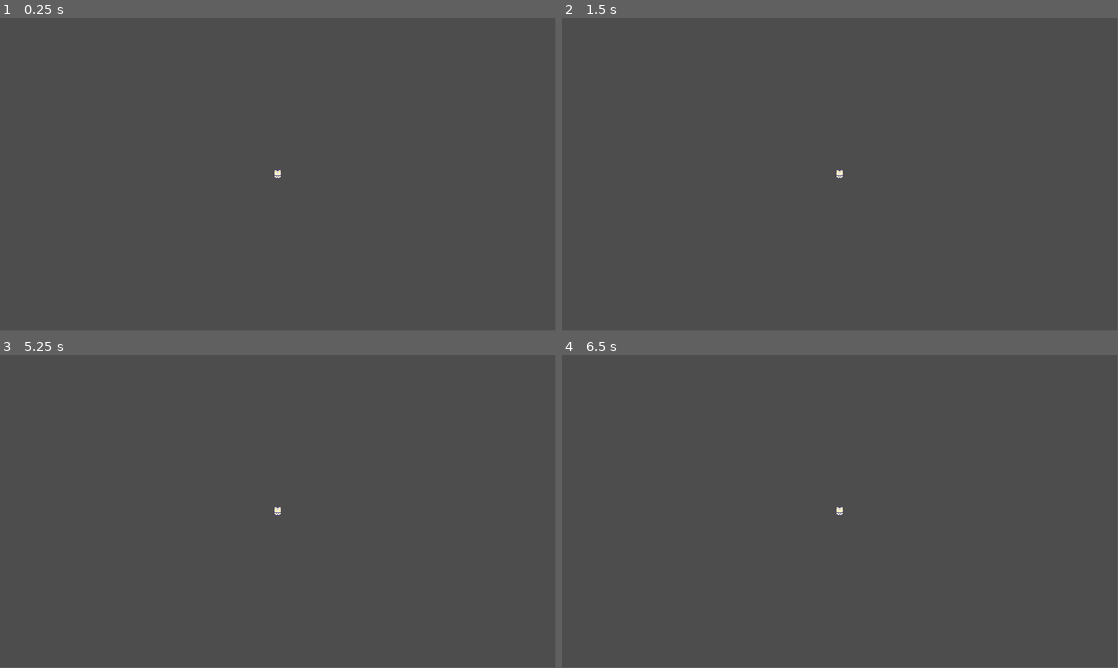
Above: before the commit, frames 1-4 (two rows, left to right).
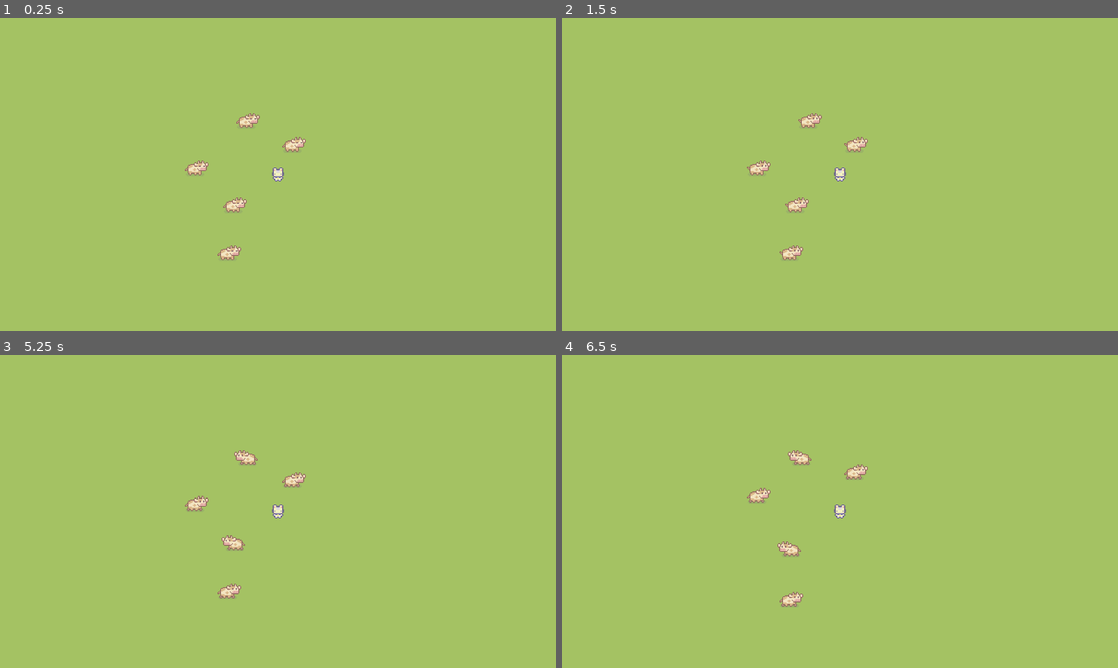
Above: after the commit, the same moments.

Repository: Kikilinga/Satihs
Game: Godot game, scene res://Levels/generic_camera_follow_level.tscn
The game is run twice, just before and just after one commit, with the same random seed, the same clock (stepped at 60 frames per second) and the same inputs.
Inputs:
- Up to frame 1 (0.25 s): no input
- Up to frame 2 (1.5 s): tap Enter at 0.5 s; tap Space at 1.25 s
- Up to frame 3 (5.25 s): tap Enter at 2, 3.5 s; tap Space at 2.75, 4.25 s
- Up to frame 4 (6.5 s): no input
In our replay, the window is 799x449 before the commit and 800x450 after it. These sizes can differ from the game's own. Grey fills any space a smaller window leaves; there, only what the larger window draws over its background counts as a difference.

The runs differ from the first frame. In frame 1, 100% of the frame differs, in the area x 0-100%, y 0-100%; in frame 2, 100%; in frame 3, 100%; in frame 4, 100%.

Commit message:
Normalized Player Movement & Fixed Player Animation
Normalized player movement

Fixed player animation from constantly flipping when moving diagonally to prioritize left and right movement.

Changed variable names to something more intuitive.

Diff:
--- a/Characters/default_player_cat.tscn
+++ b/Characters/default_player_cat.tscn
@@ -7,25 +7,25 @@
 
 const SPEED = 300.0
 
-@export var starting_direction: Vector2 = Vector2(0,1)
-# parameters/idle/blend_position
+@export var initial_direction = Vector2(0,1)
+
 @onready var animation_tree = $AnimationTree
 @onready var animation_state = animation_tree.get(\"parameters/playback\")
 
 func _ready():
-	update_animation_parameters(starting_direction)
+	update_animation_parameters(initial_direction)
 
 func _physics_process(_delta):
-	velocity = Input.get_vector(\"ui_left\", \"ui_right\",\"ui_up\", \"ui_down\")*SPEED
-	update_animation_parameters(velocity/300)
+	velocity = Input.get_vector(\"ui_left\", \"ui_right\",\"ui_up\", \"ui_down\").normalized()
+	update_animation_parameters(velocity)
 	change_animation_state()
+	velocity *= SPEED
 	move_and_slide()
 
-
-func update_animation_parameters(player_move: Vector2):
-	if (player_move != Vector2.ZERO):
-		animation_tree.set(\"parameters/walk/blend_position\", player_move)
-		animation_tree.set(\"parameters/idle/blend_position\", player_move)
+func update_animation_parameters(animation_direction: Vector2):
+	if (animation_direction != Vector2.ZERO):
+		animation_tree.set(\"parameters/walk/blend_position\", animation_direction)
+		animation_tree.set(\"parameters/idle/blend_position\", animation_direction)
 
 func change_animation_state():
 	if (velocity != Vector2.ZERO):
@@ -210,6 +210,7 @@
 animation = &"idle_right"
 
 [sub_resource type="AnimationNodeBlendSpace2D" id="AnimationNodeBlendSpace2D_j271u"]
+auto_triangles = false
 blend_point_0/node = SubResource("AnimationNodeAnimation_wjtuo")
 blend_point_0/pos = Vector2(0, -1)
 blend_point_1/node = SubResource("AnimationNodeAnimation_s6lit")
@@ -218,6 +219,10 @@
 blend_point_2/pos = Vector2(-1, 0)
 blend_point_3/node = SubResource("AnimationNodeAnimation_vobfn")
 blend_point_3/pos = Vector2(1, 0)
+triangles = PackedInt32Array(0, 2, 3, 1, 2, 3)
+min_space = Vector2(-1.5, -1.5)
+max_space = Vector2(1.5, 1.5)
+snap = Vector2(0.01, 0.01)
 blend_mode = 1
 
 [sub_resource type="AnimationNodeAnimation" id="AnimationNodeAnimation_jswuf"]
@@ -233,14 +238,20 @@
 animation = &"walk_right"
 
 [sub_resource type="AnimationNodeBlendSpace2D" id="AnimationNodeBlendSpace2D_xusti"]
+auto_triangles = false
 blend_point_0/node = SubResource("AnimationNodeAnimation_jswuf")
-blend_point_0/pos = Vector2(0, 1)
+blend_point_0/pos = Vector2(0, 1.1)
 blend_point_1/node = SubResource("AnimationNodeAnimation_2f4p3")
-blend_point_1/pos = Vector2(0, -1)
+blend_point_1/pos = Vector2(0, -1.1)
 blend_point_2/node = SubResource("AnimationNodeAnimation_ik1v3")
 blend_point_2/pos = Vector2(-1, 0)
 blend_point_3/node = SubResource("AnimationNodeAnimation_0acsw")
 blend_point_3/pos = Vector2(1, 0)
+triangles = PackedInt32Array(1, 2, 3, 0, 2, 3)
+min_space = Vector2(-1.08, -1.5)
+max_space = Vector2(1.08, 1.5)
+blend_mode = 1
+sync = true
 
 [sub_resource type="AnimationNodeStateMachineTransition" id="AnimationNodeStateMachineTransition_ng80l"]
 advance_mode = 2
@@ -278,5 +289,5 @@
 anim_player = NodePath("../AnimationPlayer")
 active = true
 parameters/playback = SubResource("AnimationNodeStateMachinePlayback_65nkd")
-parameters/idle/blend_position = Vector2(0, -0.1)
-parameters/walk/blend_position = Vector2(0, 0)
+parameters/idle/blend_position = Vector2(0.00368905, 0.975983)
+parameters/walk/blend_position = Vector2(-0.217275, -0.0458515)
--- a/Levels/generic_camera_follow_level.tscn
+++ b/Levels/generic_camera_follow_level.tscn
@@ -1,14 +1,29 @@
-[gd_scene load_steps=2 format=3 uid="uid://pkhuy0me8rx3"]
+[gd_scene load_steps=3 format=3 uid="uid://pkhuy0me8rx3"]
 
 [ext_resource type="PackedScene" uid="uid://bul0fys670v7u" path="res://Characters/default_player_cat.tscn" id="1_6dg2w"]
+[ext_resource type="PackedScene" uid="uid://bmydxhj2hwwpu" path="res://Characters/cow.tscn" id="2_6plp5"]
 
 [node name="GenericCameraFollowLevel" type="Node2D"]
 
 [node name="DefaultPlayerCat" parent="." instance=ExtResource("1_6dg2w")]
-position = Vector2(961, 540)
+position = Vector2(641, 359)
 
 [node name="RemoteTransform2D" type="RemoteTransform2D" parent="DefaultPlayerCat"]
-remote_path = NodePath("../../Camera2D")
+remote_path = NodePath("../Camera2D")
 
-[node name="Camera2D" type="Camera2D" parent="."]
-position = Vector2(961, 540)
+[node name="Camera2D" type="Camera2D" parent="DefaultPlayerCat"]
+
+[node name="CowCharacter" parent="." instance=ExtResource("2_6plp5")]
+position = Vector2(-320, -181)
+
+[node name="CowCharacter2" parent="." instance=ExtResource("2_6plp5")]
+position = Vector2(-426, -236)
+
+[node name="CowCharacter3" parent="." instance=ExtResource("2_6plp5")]
+position = Vector2(-544, -127)
+
+[node name="CowCharacter4" parent="." instance=ExtResource("2_6plp5")]
+position = Vector2(-469, 68)
+
+[node name="CowCharacter5" parent="." instance=ExtResource("2_6plp5")]
+position = Vector2(-456, -42)
--- a/project.godot
+++ b/project.godot
@@ -13,12 +13,17 @@
 config/name="Satihs"
 run/main_scene="res://Levels/generic_camera_follow_level.tscn"
 config/features=PackedStringArray("4.0", "GL Compatibility")
+boot_splash/bg_color=Color(0.141176, 0.141176, 0.141176, 1)
+boot_splash/show_image=false
+boot_splash/fullsize=false
 config/icon="res://icon.svg"
 
 [display]
 
-window/size/viewport_width=1920
-window/size/viewport_height=1080
+window/size/viewport_width=1280
+window/size/viewport_height=720
+window/size/mode=2
+window/stretch/mode="viewport"
 
 [dotnet]
 
@@ -65,4 +70,5 @@
 
 renderer/rendering_method="gl_compatibility"
 renderer/rendering_method.mobile="gl_compatibility"
+environment/defaults/default_clear_color=Color(0.643137, 0.760784, 0.388235, 1)
 textures/canvas_textures/default_texture_filter=0
